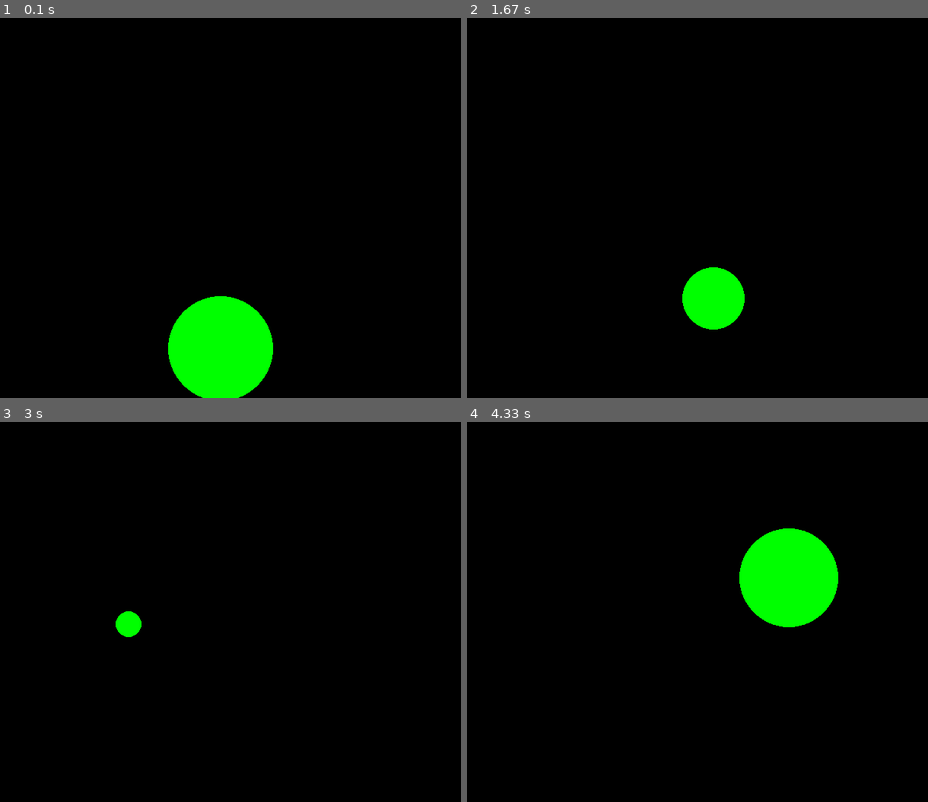
Above: before the commit, frames 1-4 (two rows, left to right).
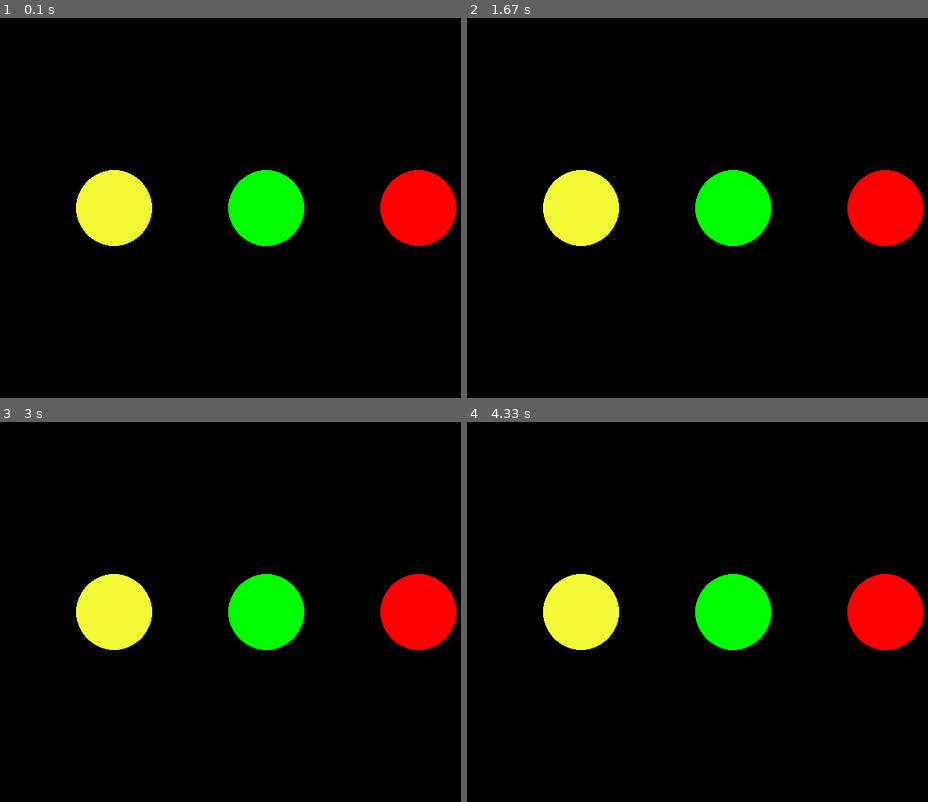
Above: after the commit, the same moments.

Repository: tatiC/pygames
Game: pygame game, started from intro-pygame.py
Same seed, same stepped clock (60 frames per second), same inputs: the game is played once before the commit and once after it. The source is Python 2; it was converted automatically to run under Python 3.
Inputs:
- Up to frame 1 (0.1 s): no input
- Up to frame 2 (1.67 s): no input
- Up to frame 3 (3 s): no input
- Up to frame 4 (4.33 s): no input

The runs differ from the first frame. In frame 1, 13% of the frame differs, in the area x 16-100%, y 40-100%; in frame 2, 9.5%; in frame 3, 7.7%; in frame 4, 11%.

Commit message:
Yellow, green and red lights!

Diff:
--- a/intro-pygame.py
+++ b/intro-pygame.py
@@ -9,6 +9,7 @@
 white = (255, 255, 255)
 green = (0	, 255,   0)
 red 	= (255,   0,   0)
+yellow = (243, 250, 55)
 
 pygame.init()
 
@@ -30,10 +31,15 @@
 	pygame.display.flip()
 
 	screen = pygame.display.set_mode(size, 0, 32)
-	c_pos = (randint(0, 500), randint(0, 500))
-	c_r = randint(10, 100)
-	pygame.draw.circle(screen, green, c_pos, c_r)
+	# c_pos = (randint(0, 500), randint(0, 500))   Crazy green ball
+	# c_r = randint(10, 100)
+
+	# pygame.draw.circle(Surface, color, pos, radius, width=0)
+	pygame.draw.circle(screen, yellow, (150,250), 50)
+	pygame.draw.circle(screen, red, (550,250), 50)
+	pygame.draw.circle(screen, green, (350,250), 50)
+
 	pygame.display.flip()
-	clock.tick(20)
+	clock.tick(1)
 
 pygame.quit()
